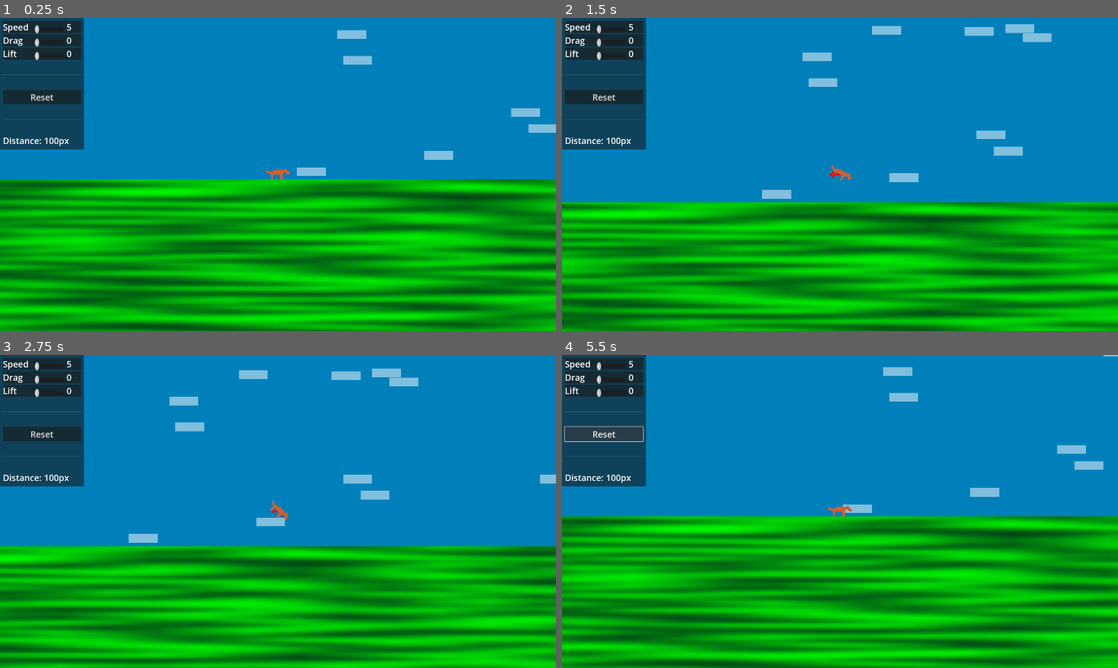
Above: before the commit, frames 1-4 (two rows, left to right).
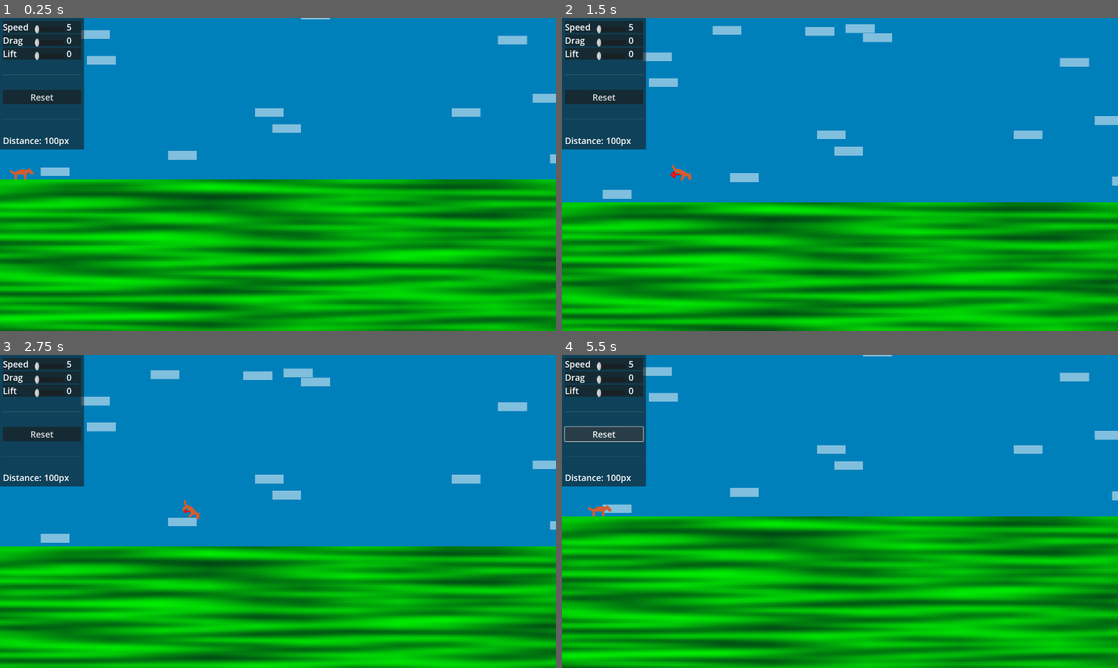
Above: after the commit, the same moments.

Repository: 100-Devs-1-Game/FlightOfHarmony
Game: Godot game, scene res://test/flight_test_scene.tscn
Same seed, same stepped clock (60 frames per second), same inputs: the game is played once before the commit and once after it.
Inputs:
- Up to frame 1 (0.25 s): no input
- Up to frame 2 (1.5 s): hold D (rotate_right) 0.53-1.28 s; hold A (rotate_left) from 1.28 s (still down)
- Up to frame 3 (2.75 s): release A (rotate_left) at 2.03 s; hold D (rotate_right) from 2.03 s (still down)
- Up to frame 4 (5.5 s): release D (rotate_right) at 3.53 s; hold A (rotate_left) 3.53-5 s; tap Enter at 4.25 s; click "Reset" at 5 s

The runs differ from the first frame. In frame 1, 33% of the frame differs, in the area x 0-100%, y 0-100%; in frame 2, 31%; in frame 3, 27%; in frame 4, 33%.
Error in both runs: Invalid access to property or key 'position' on a base object of type 'Nil'. (res://test/test_ui_panel.gd:17)

Commit message:
Update follow_camera.gd

Diff:
--- a/src/test/follow_camera.gd
+++ b/src/test/follow_camera.gd
@@ -3,6 +3,6 @@
 @export var follow: CharacterBody2D
 
 
-
 func _process(delta: float) -> void:
 	position= follow.position
+	position.x= max(1920 / 2, position.x)
